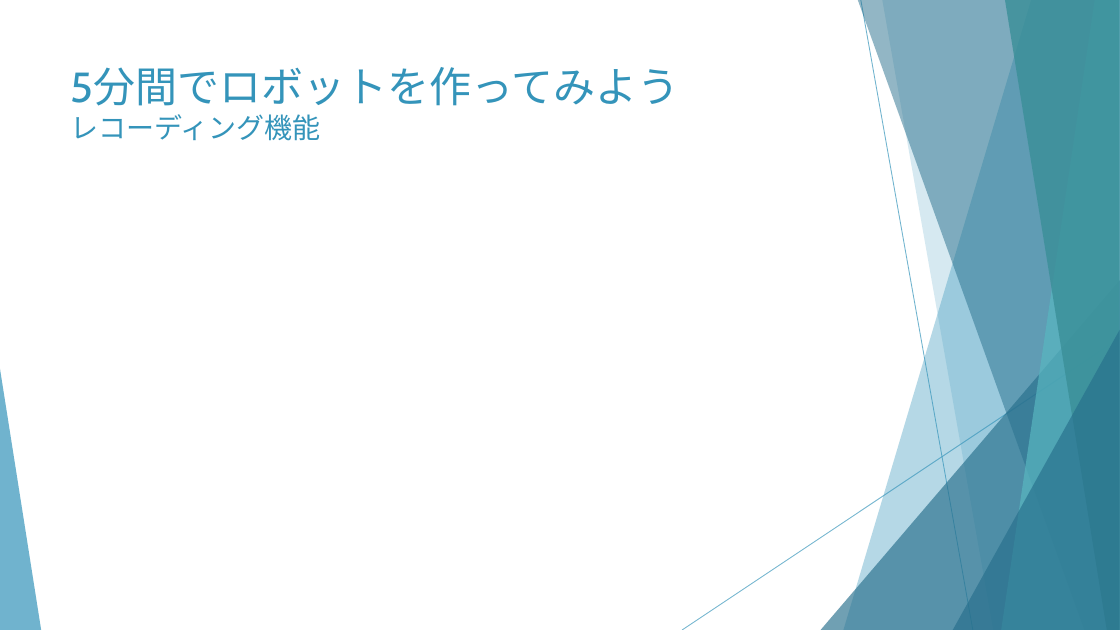
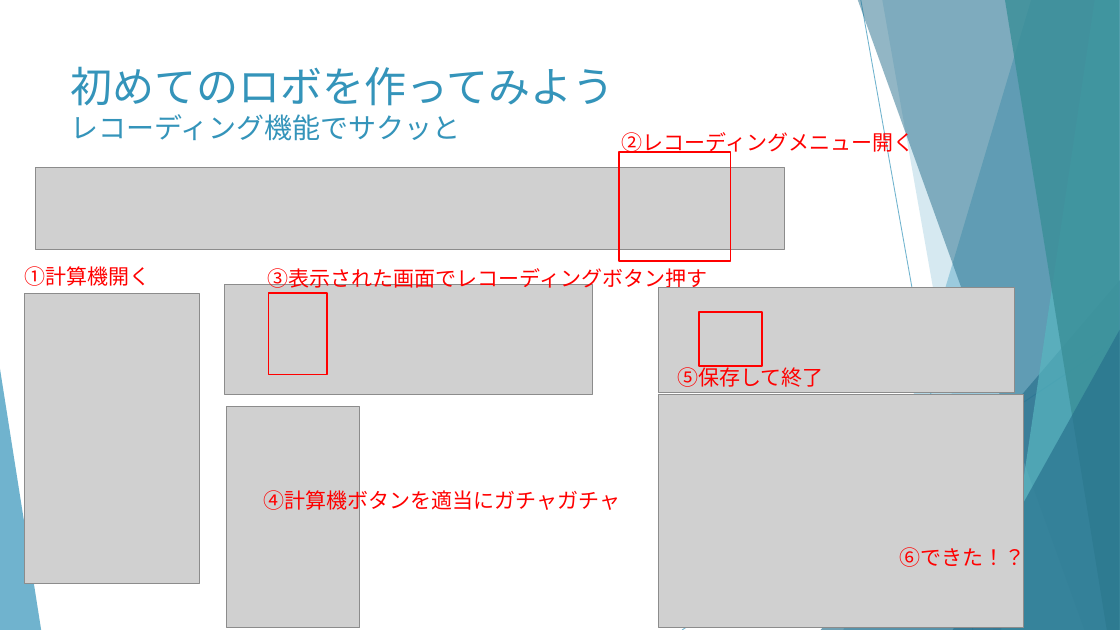
Before and after one commit to huangweijing/rpastudy, a slide deck: slide 10 of 020_RPA技術実施/20210218_RPA概要とUiPath環境構築/20210218_RPA概要とUiPath環境構築.pptx (slide 8 before the commit). Drawn at 1120x630 pixels with LibreOffice and Linux fonts; fonts in the diff are those of the drawing; grey boxes stand for pictures. Boxes give left, top, right and bottom in pixels: in the first picture for what was removed or moved away, otherwise in the second. Text is boxed around its words. In the diff, an @@ line names an element or a change of style, - is before the commit and + after.

```diff
--- a/020_RPA技術実施/20210218_RPA概要とUiPath環境構築/20210218_RPA概要とUiPath環境構築.pptx
+++ b/020_RPA技術実施/20210218_RPA概要とUiPath環境構築/20210218_RPA概要とUiPath環境構築.pptx
@@ title at (x1=71, y1=66, x2=615, y2=141): text changed; size 36 to 24 pt @@
-5分間でロボットを作ってみよう
-レコーディング機能
+初めてのロボを作ってみよう
+レコーディング機能でサクッと
@@ text added at (x1=622, y1=129, x2=915, y2=155), 18 pt, text #FF0000 @@
+②レコーディングメニュー開く
@@ picture added at (x1=35, y1=167, x2=785, y2=250) @@
@@ rectangle added at (x1=619, y1=152, x2=730, y2=261), outline #FF0000 1.5 pt @@
@@ text added at (x1=24, y1=266, x2=150, y2=286), 18 pt, text #FF0000 @@
+①計算機開く
@@ text added at (x1=268, y1=268, x2=708, y2=291), 18 pt, text #FF0000 @@
+③表示された画面でレコーディングボタン押す
@@ picture added at (x1=24, y1=294, x2=199, y2=584) @@
@@ picture added at (x1=224, y1=285, x2=593, y2=395) @@
@@ rectangle added at (x1=269, y1=293, x2=328, y2=375), outline #FF0000 1.5 pt @@
@@ picture added at (x1=659, y1=287, x2=1015, y2=392) @@
@@ rectangle added at (x1=699, y1=312, x2=763, y2=366), outline #FF0000 1.5 pt @@
@@ text added at (x1=677, y1=364, x2=823, y2=387), 18 pt, text #FF0000 @@
+⑤保存して終了
@@ picture added at (x1=227, y1=407, x2=360, y2=628) @@
@@ picture added at (x1=659, y1=394, x2=1023, y2=628) @@
@@ text added at (x1=264, y1=487, x2=621, y2=513), 18 pt, text #FF0000 @@
+④計算機ボタンを適当にガチャガチャ
@@ text added at (x1=899, y1=544, x2=1025, y2=570), 18 pt, text #FF0000 @@
+⑥できた！？
```
Also in this commit, not shown: 1 other slide changed, 4 slides added.
